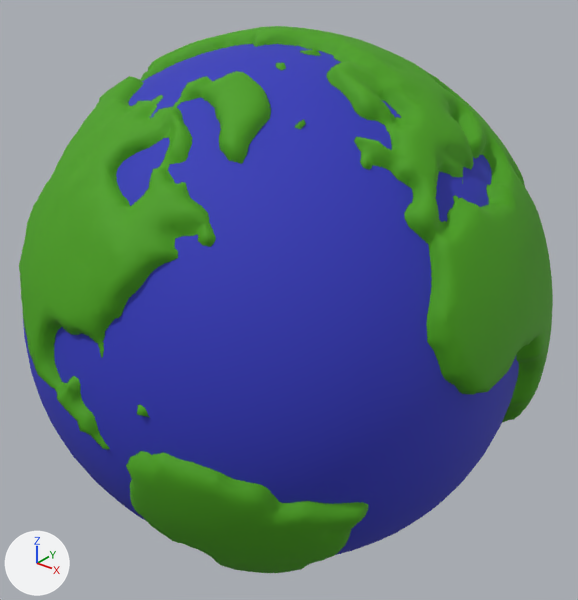
What one commit did to the FBX model static/globe-3.fbx.
Before and after are seen from a 50 mm camera at (9.9, -12.03, 7.57) aimed at (0.22, 0.07, 0.07). Lighting does not change. The marker at lower left points along +X, +Y and +Z. Where no turn or scale is listed for an object, it has been applied to the vertices.

The first picture shows 'Earth.001', 'Globbe'.
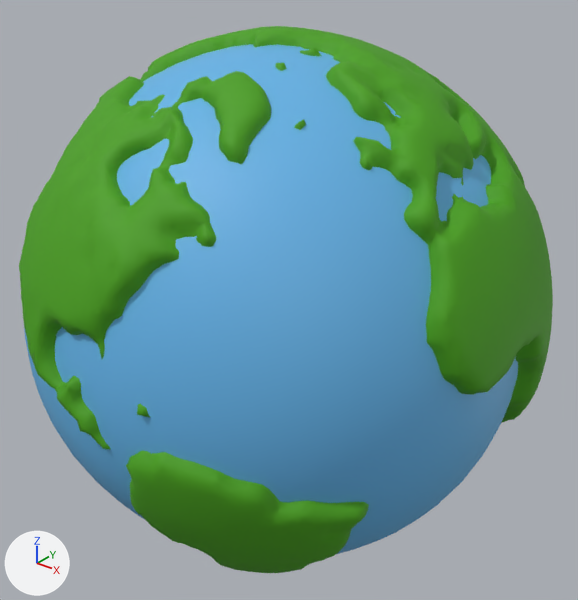
Where the newer file only moved an object's origin or applied its transform, the numbers keep the older frame.

Location of each change, [x1, y1, x2, y2] in pixels of the pictures (578 x 600 px):
'Globbe', recoloured, moved, rescaled: before [23, 44, 519, 555]; after [24, 44, 518, 555]

The edits, one by one:
Material 'CE_OCEAN' (mat_ce_ocean) is new.
Its base color is (0.127, 0.456, 0.8) (blue #64b4e7).
Its roughness is 0.565.
me_sphere_002 has 1986 vertices, 1984 faces and spans x -9.9..9.7, y -9.8..9.9, z -10.0..10.0.
me_sphere_002 no longer uses material mat_material_001 (blue #3036bb).
me_sphere_002 now uses material mat_ce_ocean (blue #64b4e7).
In object 'Globbe' (ob_globbe), parent is no longer ob_empty.
Object 'Globbe' (ob_globbe) moves from (0.0, 0.000544, 0.0028) to (0.0, -0.00569, -0.0293).
Object 'Globbe' (ob_globbe) is rescaled from (-0.0514, -0.0514, -0.0514) to (0.537, 0.537, 0.537).
